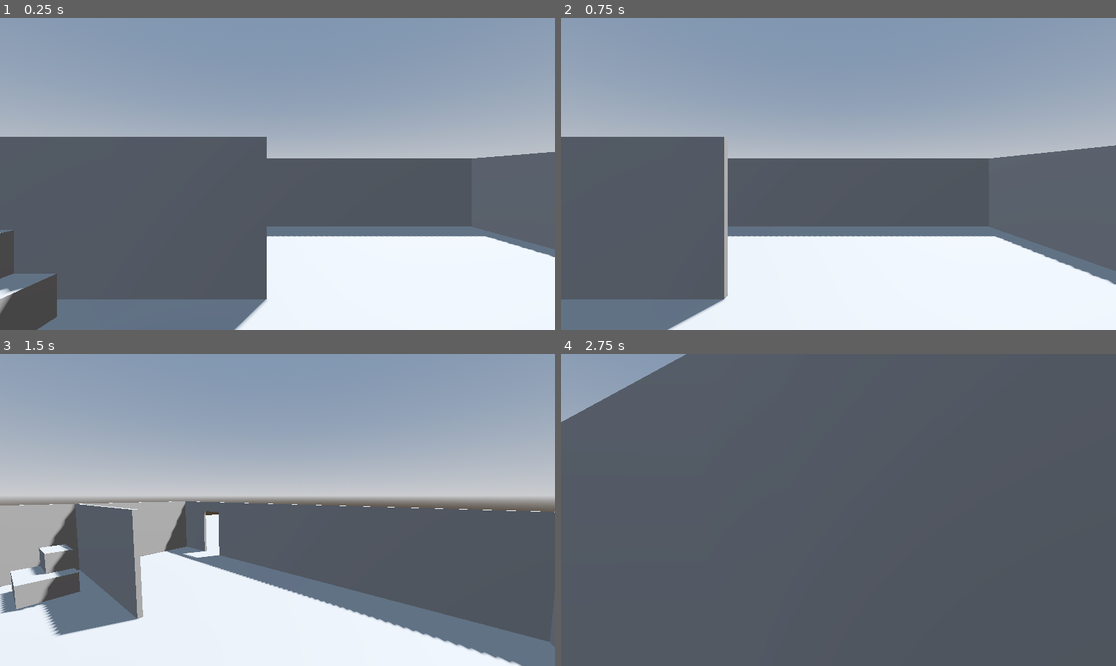
Above: before the commit, frames 1-4 (two rows, left to right).
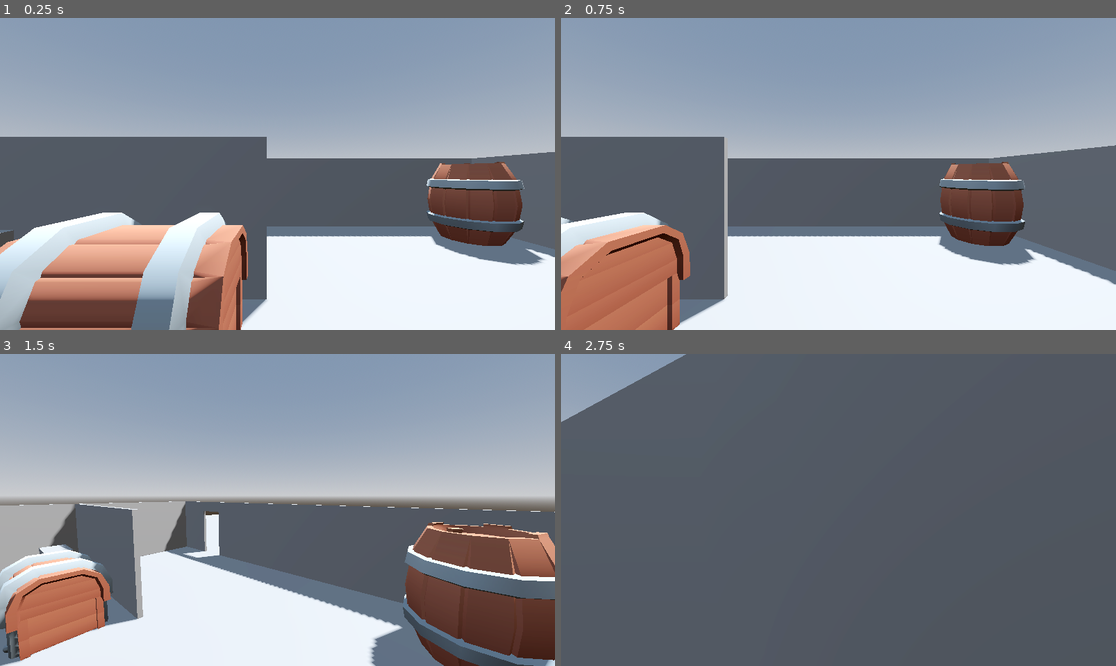
Above: after the commit, the same moments.

Repository: KenthaiColle/Godot_3D_Tutorial
Game: Godot game, scene res://main.tscn
The game is run twice, just before and just after one commit, with the same random seed, the same clock (stepped at 60 frames per second) and the same inputs.
Inputs (mouse positions are in pixels of both pictures, inside the frame that each line leads up to):
- Up to frame 1 (0.25 s): no input
- Up to frame 2 (0.75 s): tap Enter at 0.5 s; move the mouse to (960, 158) at 0.52 s; hold D (move_right) from 0.53 s (still down); click (960, 158) at 0.67 s
- Up to frame 3 (1.5 s): tap Space (jump) at 0.77 s; move the mouse to (249, 510) at 1.27 s; release D (move_right) at 1.28 s; hold W (move_forward) from 1.28 s (still down)
- Up to frame 4 (2.75 s): keep holding W (move_forward); tap Space (jump) at 1.52 s; move the mouse to (849, 503) at 2.02 s

The runs differ from the first frame. In frame 1, 19% of the frame differs, in the area x 0-99%, y 46-100%; in frame 2, 12%; in frame 3, 17%; in frame 4, nothing differs.

Commit message:
Assigning Mats + Collision
Assigning Mats + Collision for assets

Diff:
--- a/godot_3d_tutorial/main.tscn
+++ b/godot_3d_tutorial/main.tscn
@@ -1,6 +1,8 @@
-[gd_scene load_steps=5 format=3 uid="uid://cgdhr4oeilcfj"]
+[gd_scene load_steps=7 format=3 uid="uid://cgdhr4oeilcfj"]
 
 [ext_resource type="PackedScene" uid="uid://bs72ogkvdd7d6" path="res://addons/proto_controller/proto_controller.tscn" id="1_ig7tw"]
+[ext_resource type="PackedScene" uid="uid://dx7inb1lscf7w" path="res://scenes/chest.tscn" id="3_1bvp3"]
+[ext_resource type="PackedScene" uid="uid://4ke5cheke8yo" path="res://models/barrel/barrel.glb" id="3_h2yge"]
 
 [sub_resource type="ProceduralSkyMaterial" id="ProceduralSkyMaterial_7dm0k"]
 sky_horizon_color = Color(0.662243, 0.671743, 0.686743, 1)
@@ -101,3 +103,9 @@
 
 [node name="ProtoController" parent="." instance=ExtResource("1_ig7tw")]
 transform = Transform3D(1, 0, 0, 0, 1, 0, 0, 0, 1, -0.5, 0, 4.1)
+
+[node name="barrel" parent="." instance=ExtResource("3_h2yge")]
+transform = Transform3D(1, 0, 0, 0, 1, 0, 0, 0, 1, 4.6, 0, -1.3)
+
+[node name="Chest" parent="." instance=ExtResource("3_1bvp3")]
+transform = Transform3D(1, 0, 0, 0, 1, 0, 0, 0, 1, -1.7, 0, 2.3)
--- /dev/null
+++ b/godot_3d_tutorial/models/chest_gold/chest.tscn
@@ -0,0 +1,7 @@
+[gd_scene load_steps=2 format=3 uid="uid://08c3p4crimkq"]
+
+[ext_resource type="PackedScene" uid="uid://7cy65cl2421l" path="res://models/chest_gold/chest_gold.glb" id="1_podr8"]
+
+[node name="Chest" type="Node3D"]
+
+[node name="chest_gold2" parent="." instance=ExtResource("1_podr8")]
--- /dev/null
+++ b/godot_3d_tutorial/models/chest_gold/mat_chest.tres
@@ -0,0 +1,6 @@
+[gd_resource type="StandardMaterial3D" load_steps=2 format=3 uid="uid://bv20618ntb1gn"]
+
+[ext_resource type="Texture2D" uid="uid://cn8ft1aotv82t" path="res://models/chest_gold/chest_texture.png" id="1_2v8lo"]
+
+[resource]
+albedo_texture = ExtResource("1_2v8lo")
--- /dev/null
+++ b/godot_3d_tutorial/models/dungeon_mat.tres
@@ -0,0 +1,6 @@
+[gd_resource type="StandardMaterial3D" load_steps=2 format=3 uid="uid://b71sbxgssaw1j"]
+
+[ext_resource type="Texture2D" uid="uid://bsmbisvd0esp4" path="res://models/dungeon_albedo.png" id="1_43eui"]
+
+[resource]
+albedo_texture = ExtResource("1_43eui")
--- /dev/null
+++ b/godot_3d_tutorial/scenes/building/ceiling.tscn
@@ -0,0 +1,14 @@
+[gd_scene load_steps=3 format=3 uid="uid://bks46rtc2cosr"]
+
+[ext_resource type="PackedScene" uid="uid://4kejgx6qno7" path="res://models/building/ceiling.glb" id="1_7e1m2"]
+
+[sub_resource type="BoxShape3D" id="BoxShape3D_yoiuo"]
+size = Vector3(4, 0.8, 4)
+
+[node name="Ceiling" type="StaticBody3D"]
+
+[node name="ceiling" parent="." instance=ExtResource("1_7e1m2")]
+
+[node name="CollisionShape3D" type="CollisionShape3D" parent="."]
+transform = Transform3D(1, 0, 0, 0, 1, 0, 0, 0, 1, 5.96046e-08, 0.1, 0)
+shape = SubResource("BoxShape3D_yoiuo")
--- /dev/null
+++ b/godot_3d_tutorial/scenes/building/floor_stone.tscn
@@ -0,0 +1,14 @@
+[gd_scene load_steps=3 format=3 uid="uid://db7sieqvtdd34"]
+
+[ext_resource type="PackedScene" uid="uid://wpqon5wftbbc" path="res://models/building/floor_stone.glb" id="1_7sr2v"]
+
+[sub_resource type="BoxShape3D" id="BoxShape3D_7w3gx"]
+size = Vector3(4.1, 0.2, 4)
+
+[node name="floor_stone" type="StaticBody3D"]
+
+[node name="floor_stone" parent="." instance=ExtResource("1_7sr2v")]
+
+[node name="CollisionShape3D" type="CollisionShape3D" parent="."]
+transform = Transform3D(1, 0, 0, 0, 1, 0, 0, 0, 1, 0, 0, -5.96046e-08)
+shape = SubResource("BoxShape3D_7w3gx")
--- /dev/null
+++ b/godot_3d_tutorial/scenes/chest.tscn
@@ -0,0 +1,14 @@
+[gd_scene load_steps=3 format=3 uid="uid://dx7inb1lscf7w"]
+
+[ext_resource type="PackedScene" uid="uid://7cy65cl2421l" path="res://models/chest_gold/chest_gold.glb" id="1_oii8l"]
+
+[sub_resource type="BoxShape3D" id="BoxShape3D_sy5e1"]
+size = Vector3(1.8, 1.2, 1.4)
+
+[node name="Chest" type="StaticBody3D"]
+
+[node name="chest_gold2" parent="." instance=ExtResource("1_oii8l")]
+
+[node name="CollisionShape3D" type="CollisionShape3D" parent="."]
+transform = Transform3D(1, 0, 0, 0, 1, 0, 0, 0, 1, 8.9407e-08, 0.6, 5.96046e-08)
+shape = SubResource("BoxShape3D_sy5e1")
Binary file added: godot_3d_tutorial/models/barrel/barrel.glb
Not shown, added: godot_3d_tutorial/models/barrel/barrel.glb.import
Binary file added: godot_3d_tutorial/models/barrel/barrel_texture.png
Not shown, added: godot_3d_tutorial/models/barrel/barrel_texture.png.import
Binary file added: godot_3d_tutorial/models/building/ceiling.glb
Not shown, added: godot_3d_tutorial/models/building/ceiling.glb.import
Binary file added: godot_3d_tutorial/models/building/floor_stone.glb
Not shown, added: godot_3d_tutorial/models/building/floor_stone.glb.import
Binary file added: godot_3d_tutorial/models/building/floor_wood.glb
Not shown, added: godot_3d_tutorial/models/building/floor_wood.glb.import
Binary file added: godot_3d_tutorial/models/building/pillar.glb
Not shown, added: godot_3d_tutorial/models/building/pillar.glb.import
(and 52 more such lines)
